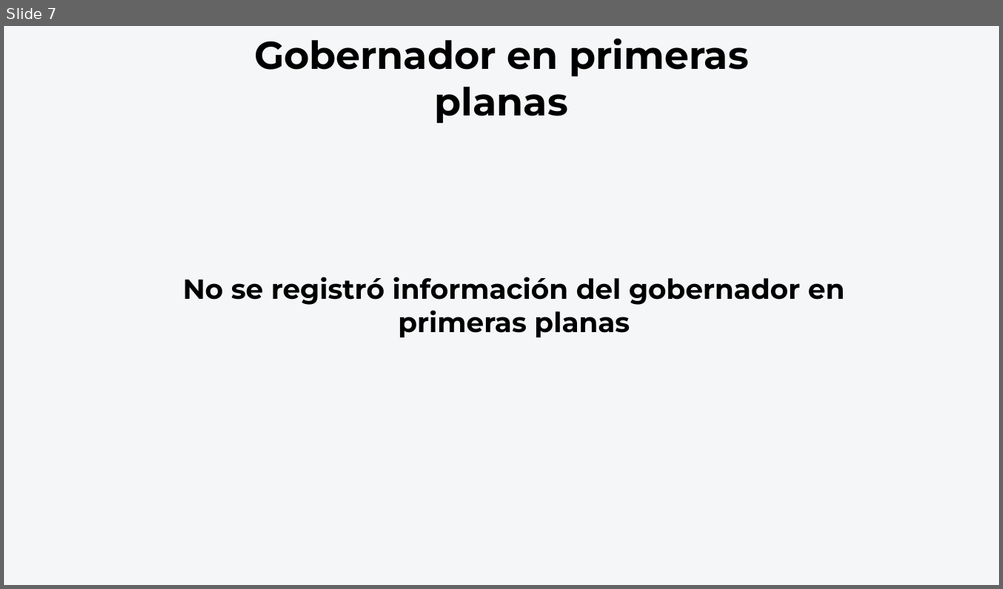
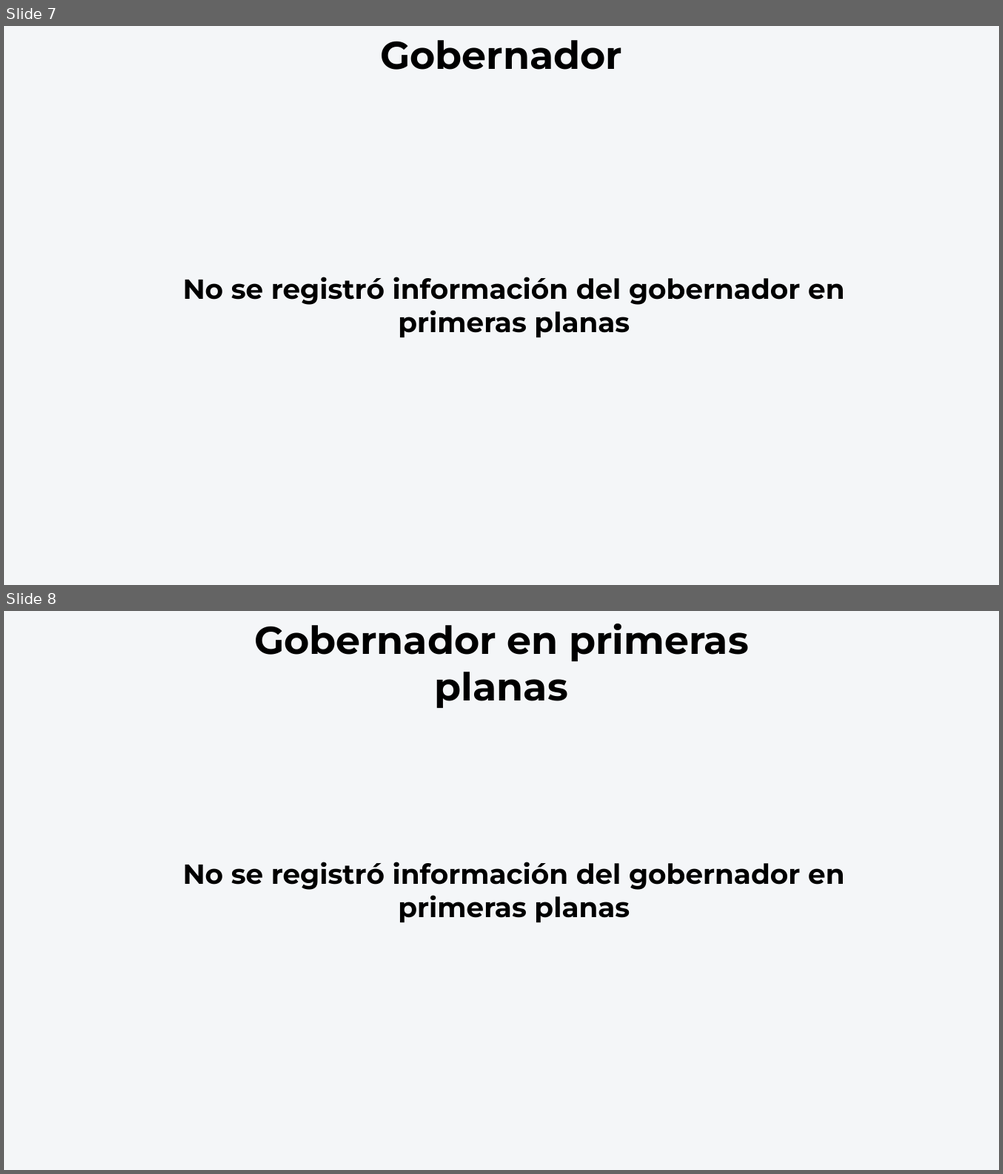
Before and after one commit to thelonious9/Reporteportadas, a slide deck: Reporte 191026.pptx. Shown one above the other, each under a label of ours: slide 7 before the commit, slides 7 and 8 after it. The pictures are 1003x589 and 1003x1174 pixels, drawn with LibreOffice and Linux fonts; fonts in the diff are those of the drawing. Boxes give left, top, right and bottom in pixels: in the first picture for what was removed or moved away, otherwise in the second. Text is boxed around its words. In the diff, an @@ line names an element or a change of style, - is before the commit and + after.

```diff
--- a/Reporte 191026.pptx
+++ b/Reporte 191026.pptx
@@ slide 7 added at bbox=[4, 26, 999, 585], background #F4F6F8 @@
@@ text added at bbox=[380, 40, 622, 70], 28 pt, text #000000, bold @@
+Gobernador
@@ text added at bbox=[183, 277, 844, 338], 20 pt, text #000000, bold @@
+No se registró información del gobernador en primeras planas
@@ what was slide 7 is now slide 8 @@
```
Also in this commit, not shown: 4 slides changed, 1 other slide added, 1 slide removed.
